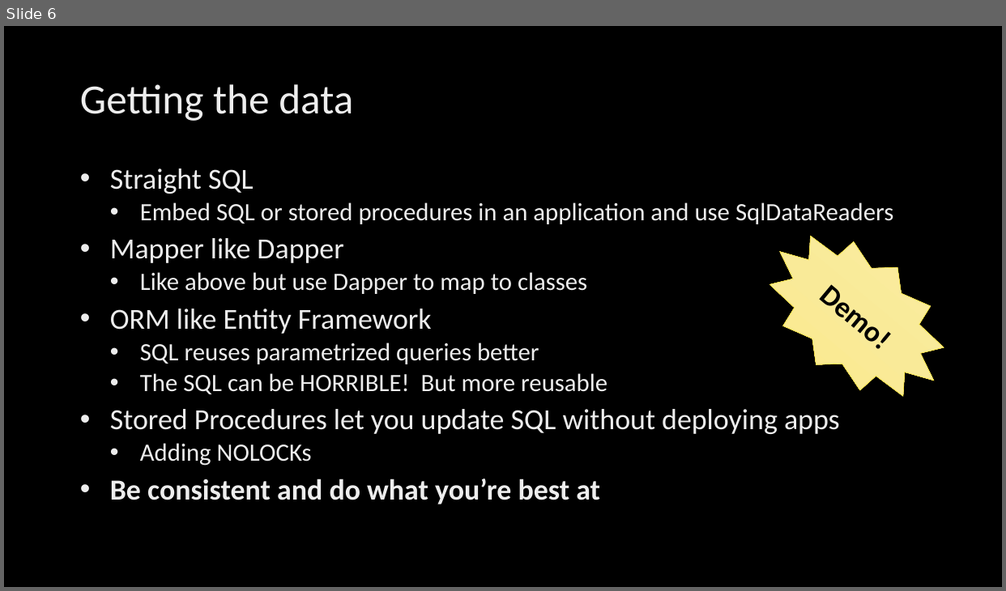
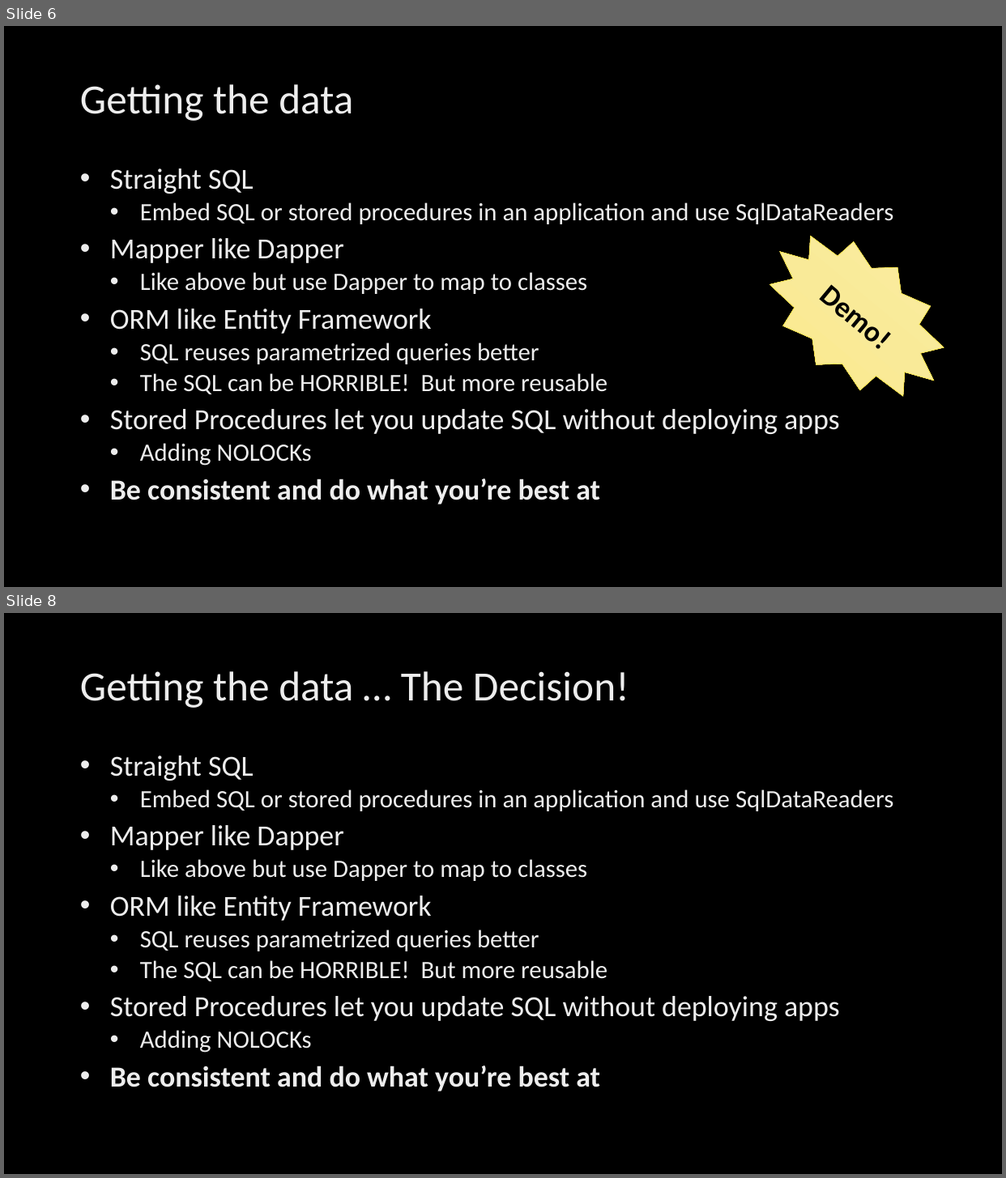
Before and after one commit to billgraziano/kcdc2018, a slide deck: ppt/5. Client Apps/Client Application Considerations.pptx. Shown one above the other, each under a label of ours: slide 6 before the commit, slides 6 and 8 after it; the slides between them are not shown. The pictures are 1006x591 and 1006x1178 pixels, drawn with LibreOffice and Linux fonts; fonts in the diff are those of the drawing; background and template pictures are left out. Boxes give left, top, right and bottom in pixels: in the first picture for what was removed or moved away, otherwise in the second. Text is boxed around its words. In the diff, an @@ line names an element or a change of style, - is before the commit and + after.

```diff
--- a/ppt/5. Client Apps/Client Application Considerations.pptx
+++ b/ppt/5. Client Apps/Client Application Considerations.pptx
@@ slide 8 added at (x1=4, y1=613, x2=1002, y2=1174), background picture (left out) @@
@@ title added at (x1=80, y1=671, x2=629, y2=708), 40 pt, text gradient #BFBFBF to #EDEDED to #FFFFFF @@
+Getting the data … The Decision!
@@ text added at (x1=110, y1=756, x2=893, y2=1092), 24 pt, text gradient #BFBFBF to #EDEDED to #FFFFFF @@
+• Straight SQL
+  • Embed SQL or stored procedures in an application and use SqlDataReaders
+• Mapper like Dapper
+  • Like above but use Dapper to map to classes
+• ORM like Entity Framework
+  • SQL reuses parametrized queries better
+  • The SQL can be HORRIBLE! But more reusable
+• Stored Procedures let you update SQL without deploying apps
+  • Adding NOLOCKs
+• Be consistent and do what you’re best at
```
Also in this commit, not shown: 1 slide changed, 2 other files.
